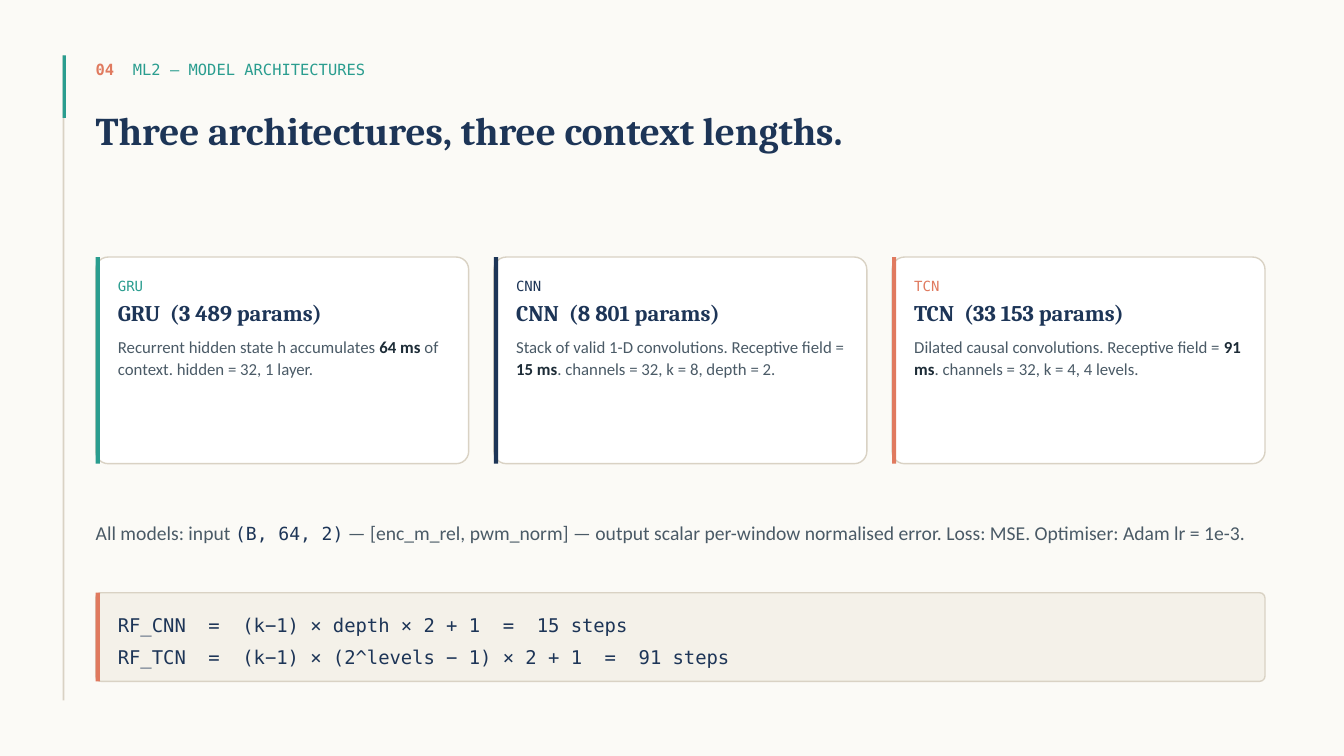
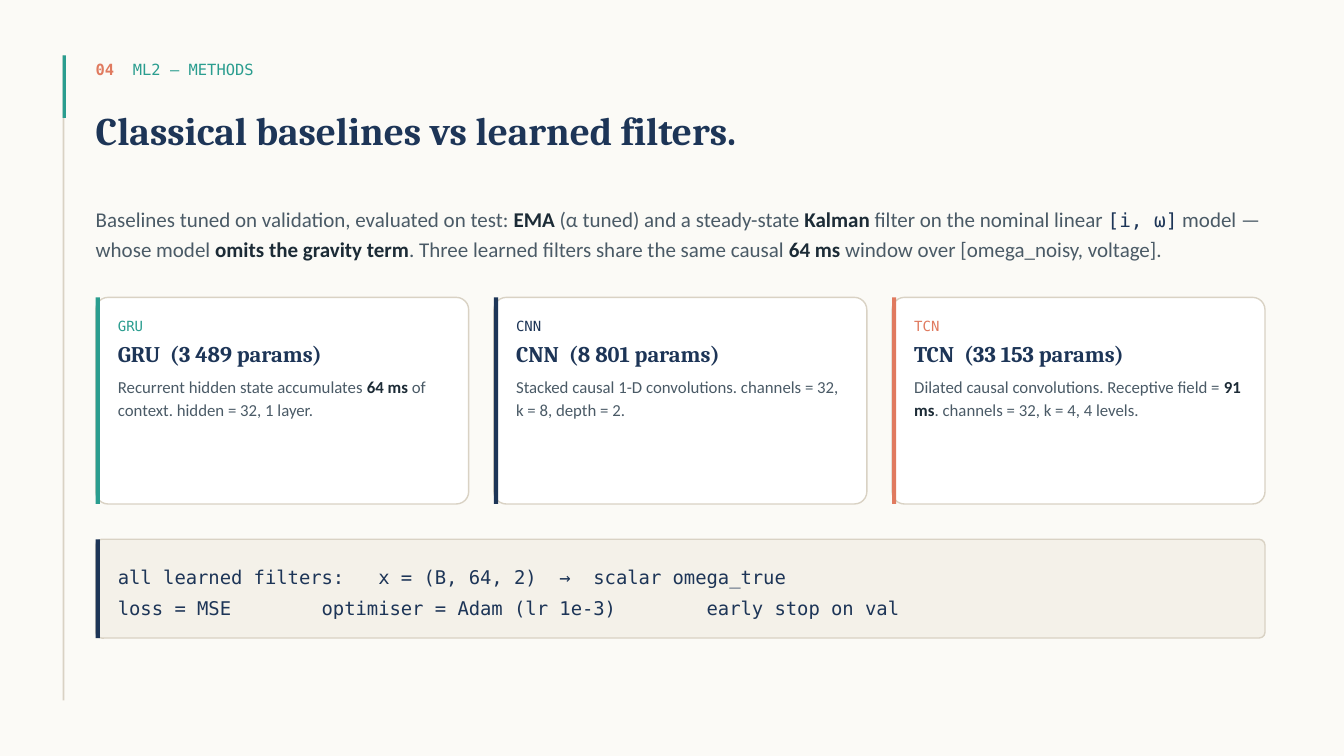
Before and after one commit to Riad-Attou/ai-electrical-engineering, a slide deck: slide 7 of presentation.pptx. Drawn at 1344x756 pixels with LibreOffice and Linux fonts; fonts in the diff are those of the drawing. Boxes give left, top, right and bottom in pixels: in the first picture for what was removed or moved away, otherwise in the second. Text is boxed around its words. In the diff, an @@ line names an element or a change of style, - is before the commit and + after.

```diff
--- a/presentation.pptx
+++ b/presentation.pptx
@@ text at (96, 63, 254, 76): text changed @@
-04 ML2 — MODEL ARCHITECTURES
+04 ML2 — METHODS
@@ text at (96, 117, 736, 146): text changed @@
-Three architectures, three context lengths.
+Classical baselines vs learned filters.
@@ text added at (96, 212, 1236, 261), 15 pt, text #4A5A66 @@
+Baselines tuned on validation, evaluated on test: EMA (α tuned) and a steady-state Kalman filter on the nominal linear [i, ω] model — whose model omits the gravity term. Three learned filters share the same causal 64 ms window over [omega_noisy, voltage].
@@ 3 texts, 3 rounded rectangles, 3 rectangles: place and size @@
-3 texts, 3 rounded rectangles, 3 rectangles at (96, 257, 1265, 464)
+3 texts, 3 rounded rectangles, 3 rectangles at (96, 297, 1265, 504)
@@ text at (118, 381, 426, 419): text changed @@
-Recurrent hidden state h accumulates 64 ms of context. hidden = 32, 1 layer.
+Recurrent hidden state accumulates 64 ms of context. hidden = 32, 1 layer.
@@ text at (516, 381, 838, 419): text changed @@
-Stack of valid 1-D convolutions. Receptive field = 15 ms. channels = 32, k = 8, depth = 2.
+Stacked causal 1-D convolutions. channels = 32, k = 8, depth = 2.
@@ rounded rectangle: place and size @@
-rounded rectangle at (96, 593, 1265, 682)
+rounded rectangle at (96, 539, 1265, 638)
@@ rectangle: place and size @@
-rectangle at (96, 593, 100, 682)
+rectangle at (96, 539, 100, 638)
@@ rectangle at (96, 539, 100, 638): fill #E07A5F to #1D3557 @@
@@ text removed at (96, 526, 1245, 543) @@
-All models: input (B, 64, 2) — [enc_m_rel, pwm_norm] — output scalar per-window normalised error. Loss: MSE. Optimiser: Adam lr = 1e-3.
@@ text at (118, 569, 899, 619): text changed @@
-RF_CNN = (k−1) × depth × 2 + 1 = 15 steps
-RF_TCN = (k−1) × (2^levels − 1) × 2 + 1 = 91 steps
+all learned filters: x = (B, 64, 2) → scalar omega_true
+loss = MSE optimiser = Adam (lr 1e-3) early stop on val
```
Also in this commit, not shown: 1 other slide changed, 4 slides added, 4 slides removed, 41 other files.
